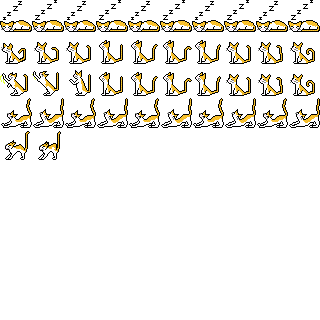
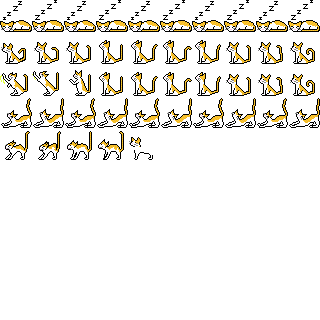
Layer changes from the first 320×320 image to the second:
renamed "Layer 23" to "Layer 27", painted on it over left=67, top=131, right=153, bottom=160
